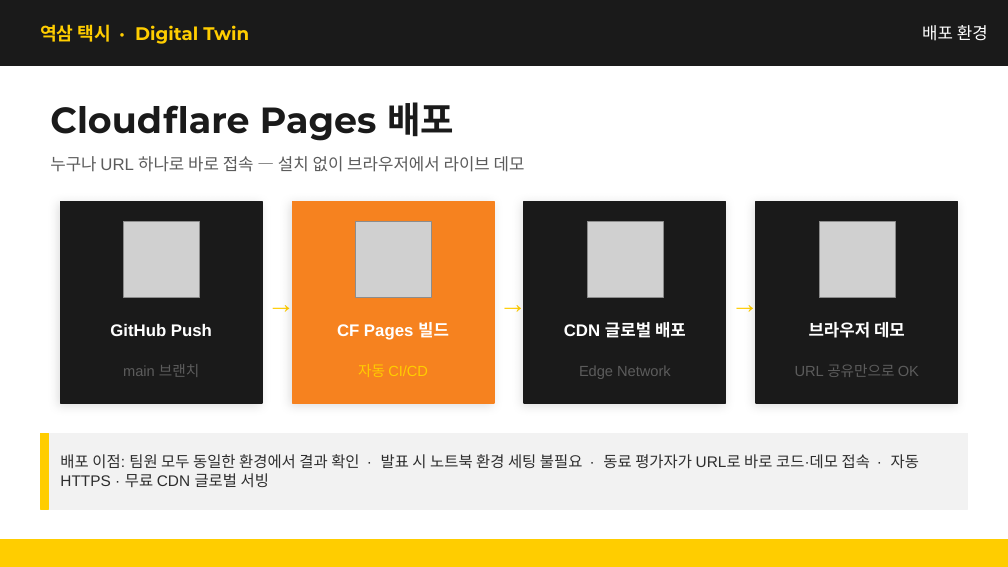
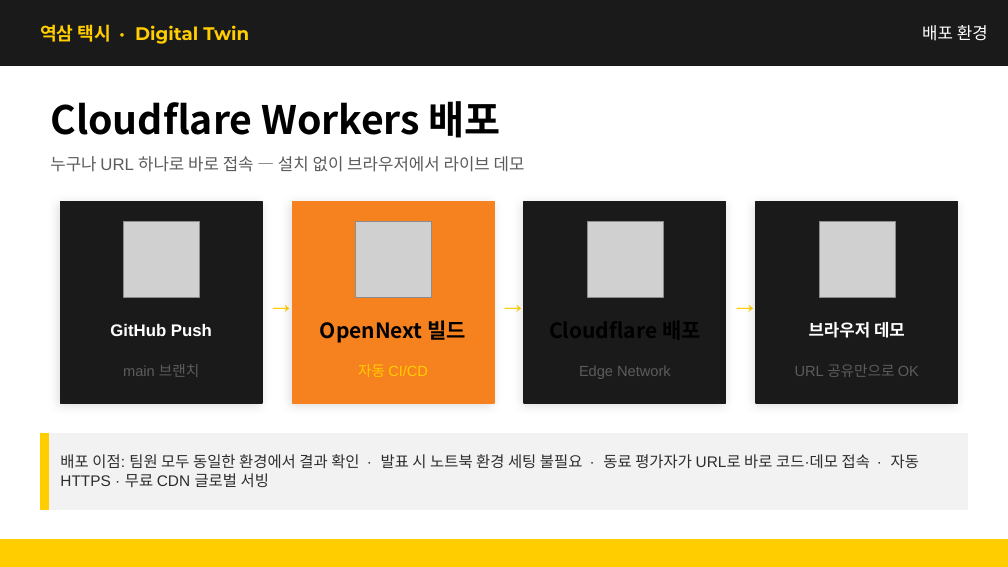
Before and after one commit to kimcanal/yeoksam-taxi, a slide deck: slide 6 of public/a-eye-presentation/A-Eye_midterm_data_collection_forecast.pptx. Drawn at 1008x567 pixels with LibreOffice and Linux fonts; fonts in the diff are those of the drawing; grey boxes stand for pictures. Boxes give left, top, right and bottom in pixels: in the first picture for what was removed or moved away, otherwise in the second. Text is boxed around its words. In the diff, an @@ line names an element or a change of style, - is before the commit and + after.

Commit message:
Align presentation deck with deployed Cloudflare target

```diff
--- a/public/a-eye-presentation/A-Eye_midterm_data_collection_forecast.pptx
+++ b/public/a-eye-presentation/A-Eye_midterm_data_collection_forecast.pptx
@@ text at box(50, 101, 501, 138): text changed; size 26 to 28 pt; font Montserrat to Noto Sans CJK KR; text colour #1A1A1A to #000000 @@
-Cloudflare Pages 배포
+Cloudflare Workers 배포
@@ text at box(320, 320, 467, 343): text changed; size 12 to 15 pt; font Arial to Noto Sans CJK KR; text colour #FFFFFF to #000000 @@
-CF Pages 빌드
+OpenNext 빌드
@@ text removed at box(564, 322, 686, 338) @@
-CDN 글로벌 배포
```
Also in this commit, not shown: 4 other slides changed.
